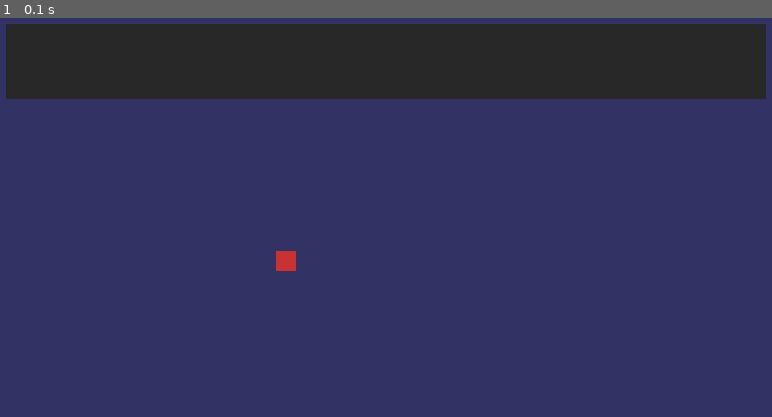
Above: before the commit, frame 1.
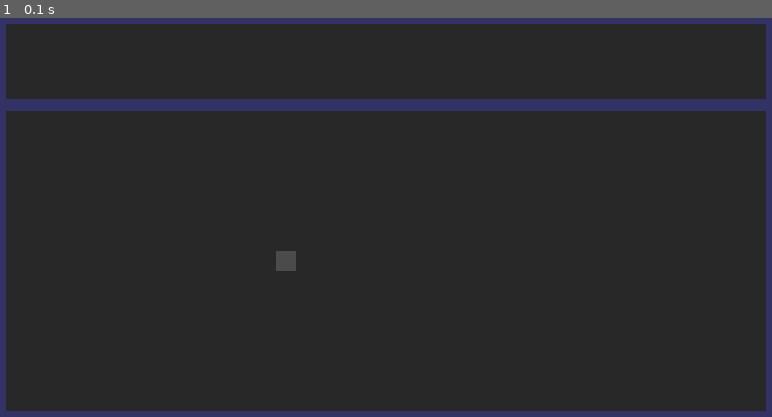
Above: after the commit, the same moment.

Repository: EvTheKnife/ComputerScience
Game: pygame game, started from Python/pygame/mastermind 4.0.py
Two runs of this game, one before a commit and one after it. Both use one fixed random seed, a clock stepped at 60 frames per second and the inputs below.
Inputs:
- Up to frame 1 (0.1 s): no input

The runs differ from the first frame. In frame 1, 74% of the frame differs, in the area x 0-100%, y 23-99%.

Commit message:
2024-06-21T19:53:00.007Z:

Diff:
--- a/Python/pygame/mastermind 4.0.py
+++ b/Python/pygame/mastermind 4.0.py
@@ -26,42 +26,77 @@
 BOARD_COLOR = (40, 40, 40)
 SPOT_COLOR = (75, 75, 75)
 
+turn = 0
+
 display = pygame.display.set_mode((WIDTH, HEIGHT))
 FramePerSec = pygame.time.Clock()
 
 input_spots = pygame.sprite.Group()
 
 class input_spots(pygame.sprite.Sprite):
-    def __init__(self, size, center_pos, color):
+    def __init__(self, size, center_pos):
         pygame.sprite.Sprite.__init__(self)
 
         self.surf = pygame.Surface(size)
-        self.surf.fill(color)
+        color = 0
         self.rect = self.surf.get_rect(center = center_pos)
 
-rect1 = input_spots((20, 20), (300, 300), RED)
-
-input_spots.add(rect1)
+        for event in pygame.event.get():
+            if event.type == pygame.KEYDOWN:
+                if self.rect.collidepoint(pygame.mouse.get_pos()) and event.key == pygame.K_1 :
+                    color = 1
+                    print("yes")
+                if self.rect.collidepoint(pygame.mouse.get_pos()) and event.key == pygame.K_2 :
+                    color = 2
+                if self.rect.collidepoint(pygame.mouse.get_pos()) and event.key == pygame.K_3 :
+                    color = 3
+                if self.rect.collidepoint(pygame.mouse.get_pos()) and event.key == pygame.K_4 :
+                    color = 4
+                if self.rect.collidepoint(pygame.mouse.get_pos()) and event.key == pygame.K_5 :
+                    color = 5
+                if self.rect.collidepoint(pygame.mouse.get_pos()) and event.key == pygame.K_6 :
+                    color = 6
 
 
-def hintBoard():
-    hintBoard.surf = pygame.Surface((HINT_BOARD_X, HINT_BOARD_Y))
-    hintBoard.surf.fill(BOARD_COLOR)
-    hintBoard.rect = hintBoard.surf.get_rect(center =(CENTER[0], CENTER[1] - (HEIGHT // 3)))
+        if color == 0:
+            self.surf.fill(SPOT_COLOR)
+        if color == 1:
+            self.surf.fill(RED)
+        if color == 2:
+            self.surf.fill(BLUE)
 
 
 
+
+
+def main_board():
+    main_board.surf = pygame.Surface((BOARD_X, BOARD_Y))
+    main_board.surf.fill(BOARD_COLOR)
+    main_board.rect = main_board.surf.get_rect(center = CENTER)
+
+def hint_board():
+    hint_board.surf = pygame.Surface((HINT_BOARD_X, HINT_BOARD_Y))
+    hint_board.surf.fill(BOARD_COLOR)
+    hint_board.rect = hint_board.surf.get_rect(center =(CENTER[0], CENTER[1] - (HEIGHT // 3)))
+
+
+
+spot_1 = input_spots((20, 20), (300, 300))
+
 display.fill(BG_COLOR)
-hintBoard()
+main_board()
+hint_board()
+
 
 run = True
 
 while run:
 
-    display.blit(hintBoard.surf, hintBoard.rect)
+    display.blit(hint_board.surf, hint_board.rect)
+    display.blit(main_board.surf, main_board.rect)
 
+    display.blit(spot_1.surf, spot_1.rect)
 
-    display.blit(rect1.surf, rect1.rect)
 
     pygame.display.update()
     FramePerSec.tick(FPS)
